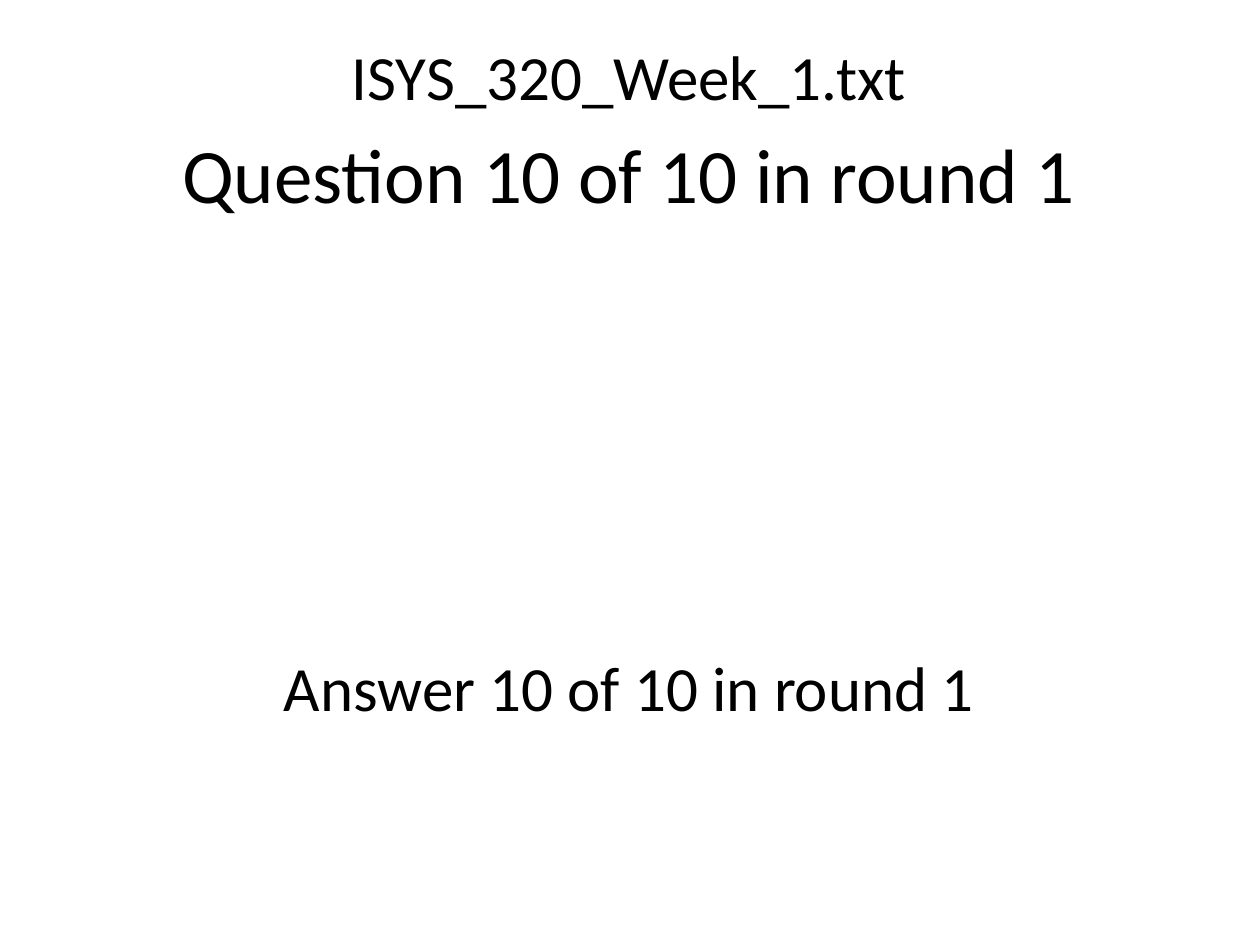
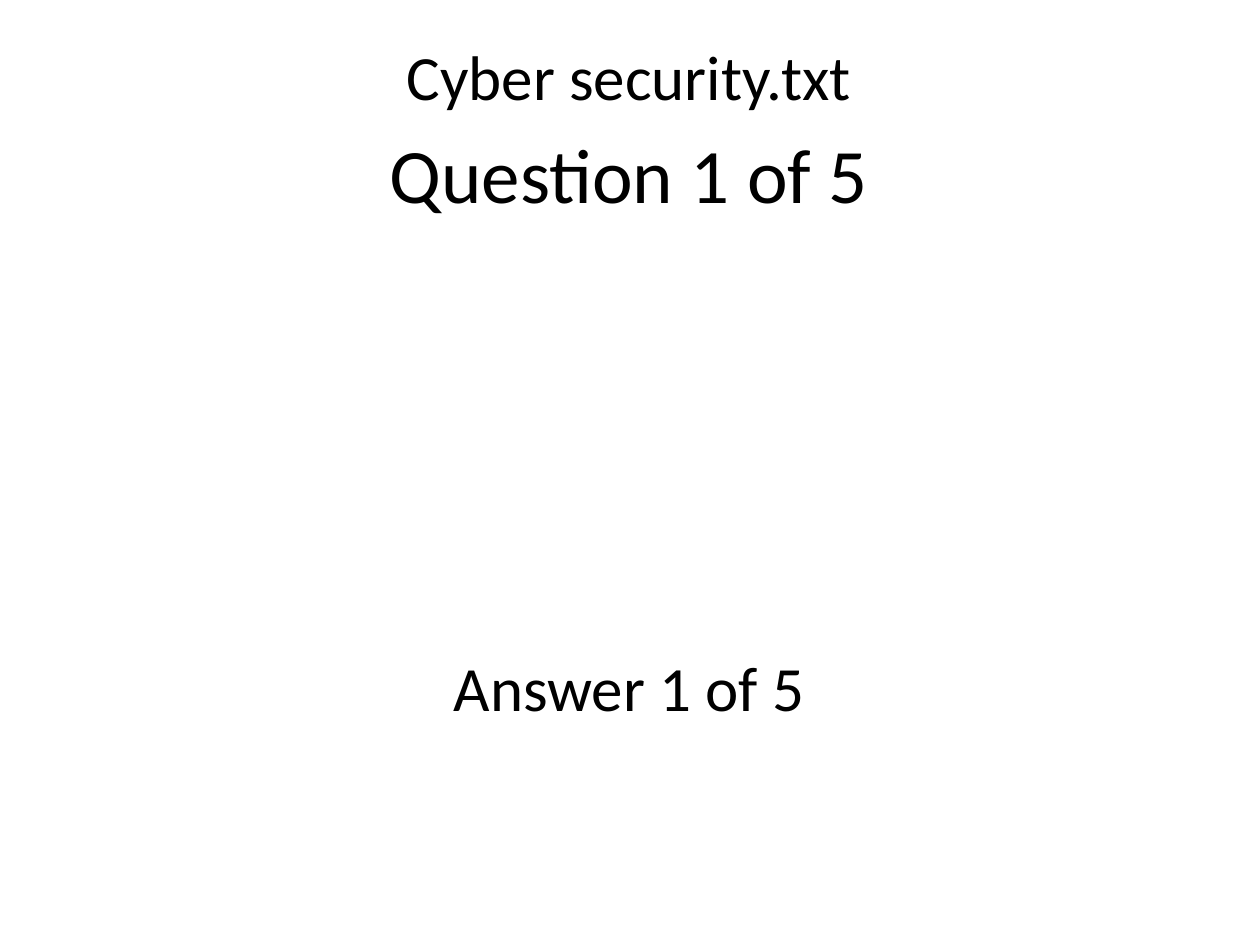
Before and after one commit to Maryville-SP2018-ISYS-320-1W/trivia-night-creator-dstonemary, a slide deck: slide 8 of TriviaNight.pptx (slide 11 before the commit). Drawn at 1260x945 pixels with LibreOffice and Linux fonts; fonts in the diff are those of the drawing. Boxes give left, top, right and bottom in pixels: in the first picture for what was removed or moved away, otherwise in the second. Text is boxed around its words. In the diff, an @@ line names an element or a change of style, - is before the commit and + after.

Commit message:
Week 7 : Trivia Night Project

```diff
--- a/TriviaNight.pptx
+++ b/TriviaNight.pptx
@@ text at box(407, 56, 850, 110): text changed @@
-ISYS_320_Week_1.txt
+Cyber security.txt
@@ text at box(390, 149, 868, 214): text changed @@
-Question 10 of 10 in round 1
+Question 1 of 5
@@ text at box(454, 668, 804, 712): text changed @@
-Answer 10 of 10 in round 1
+Answer 1 of 5
```
Also in this commit, not shown: 49 other slides changed, 50 slides removed, 24 other files.
